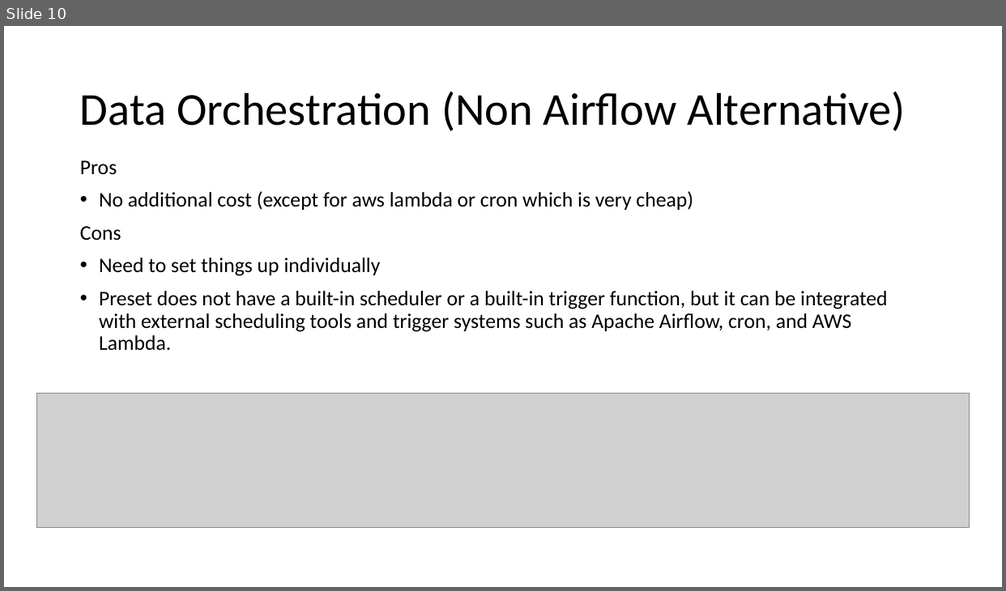
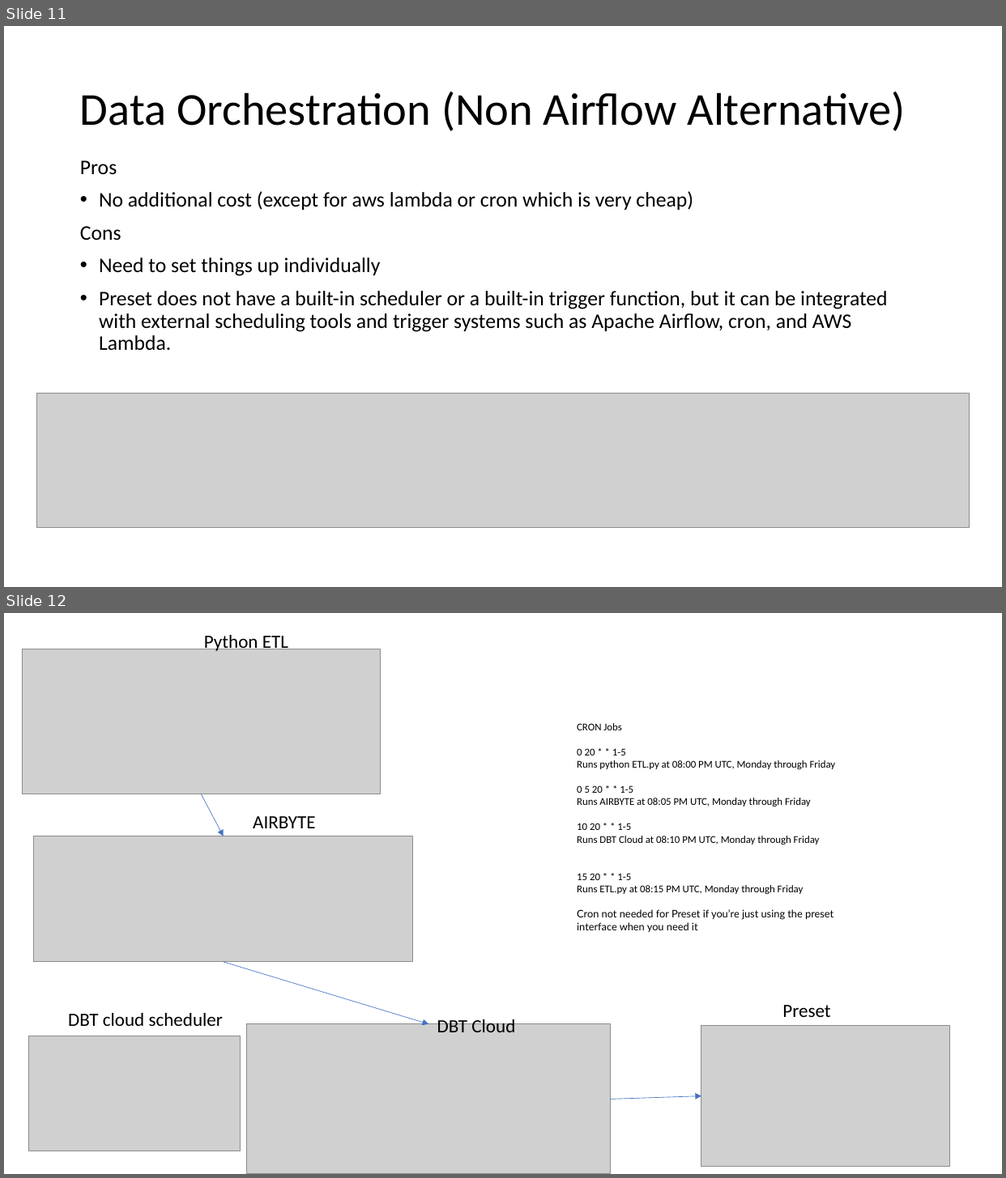
Before and after one commit to Quarky123/dataengineeringcamp-capstone, a slide deck: capstone presentation.pptx. Shown one above the other, each under a label of ours: slide 10 before the commit, slides 11 and 12 after it. The pictures are 1006x591 and 1006x1178 pixels, drawn with LibreOffice and Linux fonts; fonts in the diff are those of the drawing; grey boxes stand for pictures. Boxes give left, top, right and bottom in pixels: in the first picture for what was removed or moved away, otherwise in the second. Text is boxed around its words. In the diff, an @@ line names an element or a change of style, - is before the commit and + after.

```diff
--- a/capstone presentation.pptx
+++ b/capstone presentation.pptx
@@ slide 12 added at (x1=4, y1=613, x2=1002, y2=1174), background #FFFFFF @@
@@ text added at (x1=204, y1=635, x2=288, y2=653), 18 pt, text #000000 @@
+Python ETL
@@ picture added at (x1=22, y1=649, x2=380, y2=795) @@
@@ text added at (x1=577, y1=723, x2=836, y2=932), 10 pt, text #000000 @@
+CRON Jobs
+0 20 * * 1-5
+Runs python ETL.py at 08:00 PM UTC, Monday through Friday
+0 5 20 * * 1-5
+Runs AIRBYTE at 08:05 PM UTC, Monday through Friday
+10 20 * * 1-5
+Runs DBT Cloud at 08:10 PM UTC, Monday through Friday
+15 20 * * 1-5
+Runs ETL.py at 08:15 PM UTC, Monday through Friday
+Cron not needed for Preset if you’re just using the preset interface when you need it
@@ arrow added from (201, 794) to (224, 836), #4472C4 0.5 pt @@
@@ text added at (x1=253, y1=816, x2=315, y2=828), 18 pt, text #000000 @@
+AIRBYTE
@@ picture added at (x1=34, y1=836, x2=413, y2=962) @@
@@ arrow added from (224, 962) to (428, 1024), #4472C4 0.5 pt @@
@@ text added at (x1=68, y1=1013, x2=223, y2=1026), 18 pt, text #000000 @@
+DBT cloud scheduler
@@ picture added at (x1=247, y1=1024, x2=612, y2=1174) @@
@@ text added at (x1=437, y1=1016, x2=515, y2=1033), 18 pt, text #000000 @@
+DBT Cloud
@@ picture added at (x1=701, y1=1025, x2=950, y2=1167) @@
@@ text added at (x1=782, y1=1005, x2=830, y2=1017), 18 pt, text #000000 @@
+Preset
@@ picture added at (x1=28, y1=1037, x2=241, y2=1152) @@
@@ arrow added from (611, 1100) to (701, 1097), #4472C4 0.5 pt @@
@@ what was slide 10 is now slide 11 @@
```
Also in this commit, not shown: 1 slide changed, 1 other slide added.
